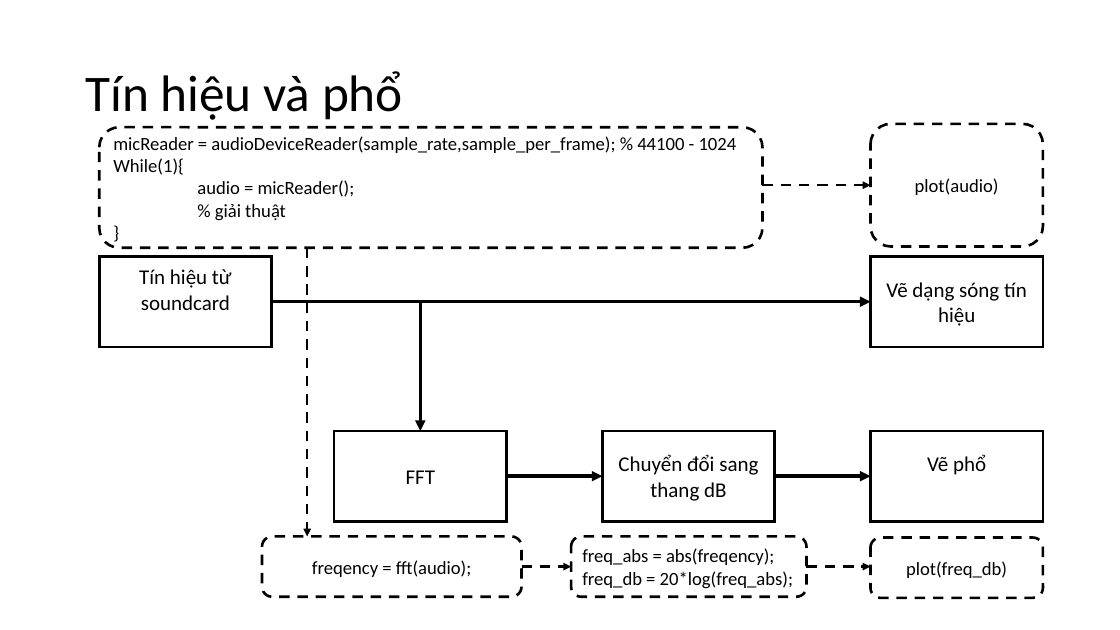
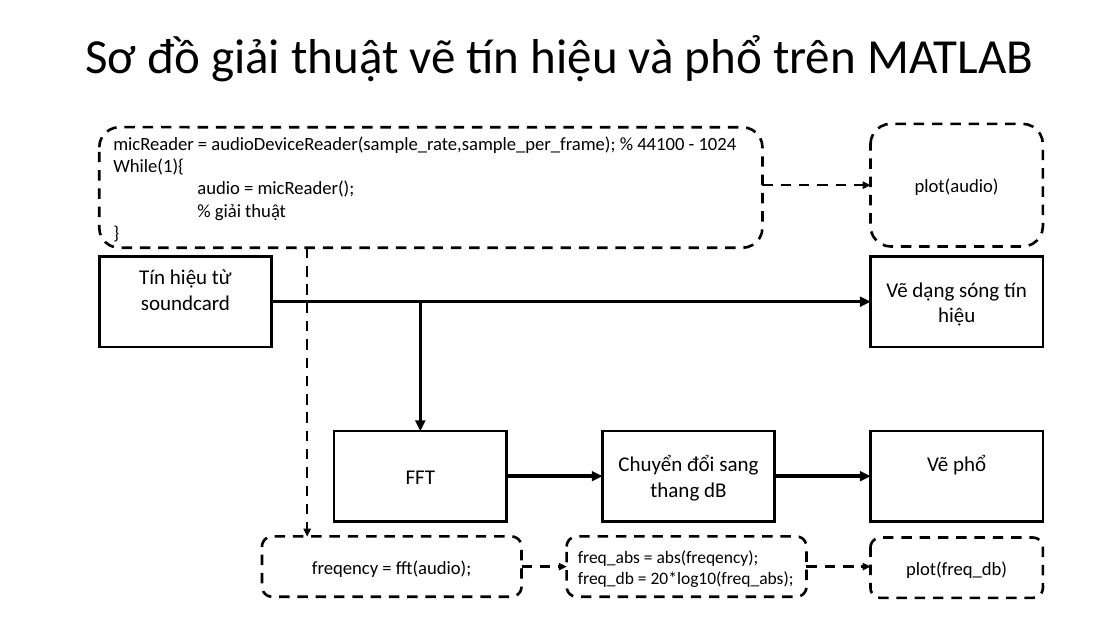
Before and after one commit to Sunfl4wer/Signal-and-Spectrum, a slide deck: slide 18 of Signal_and_Spectrum.pptx (slide 9 before the commit). Drawn at 1120x630 pixels with LibreOffice and Linux fonts; fonts in the diff are those of the drawing. Boxes give left, top, right and bottom in pixels: in the first picture for what was removed or moved away, otherwise in the second. Text is boxed around its words. In the diff, an @@ line names an element or a change of style, - is before the commit and + after.

```diff
--- a/Signal_and_Spectrum.pptx
+++ b/Signal_and_Spectrum.pptx
@@ title at [85, 35, 1033, 82]: text changed; size 44 to 42 pt @@
-Tín hiệu và phổ
+Sơ đồ giải thuật vẽ tín hiệu và phổ trên MATLAB
@@ rounded rectangle "freq_abs = abs(freqency);": place and size @@
-rounded rectangle "freq_abs = abs(freqency);" at [571, 537, 807, 597]
+rounded rectangle "freq_abs = abs(freqency);" at [567, 537, 807, 597]
@@ arrow moved from (522, 567) - (571, 567) to (522, 567) - (567, 567) @@
@@ text in rounded rectangle at [578, 550, 759, 566]: size 16 to 15 pt in "freq_abs = abs(freqency);" @@
@@ text in rounded rectangle at [578, 571, 794, 587]: text changed; size 16 to 15 pt @@
-freq_db = 20*log(freq_abs);
+freq_db = 20*log10(freq_abs);
```
Also in this commit, not shown: 6 other slides changed, 37 slides added, 6 slides removed.
